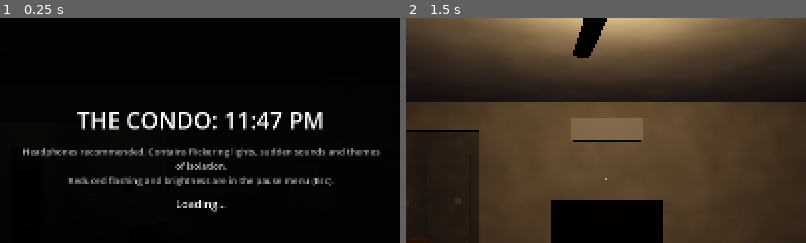
Above: before the commit, frames 1-2 (left to right).
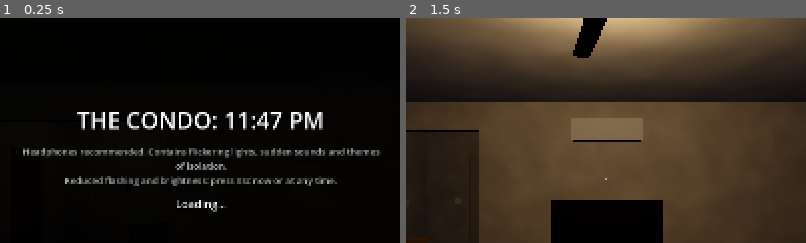
Above: after the commit, the same moments.

Repository: chengboonrong/the-condo
Game: Godot game, scene res://scenes/main.tscn
Two runs of this game, one before a commit and one after it. Both use one fixed random seed, a clock stepped at 60 frames per second and the inputs below.
Inputs (mouse positions are % of the whole screen's width and height, from its top left):
- Up to frame 1 (0.25 s): no input
- Up to frame 2 (1.5 s): tap Enter at 0.5 s; move the mouse to (72, 45) at 0.52 s; hold D (move_right) 0.53-1.28 s; hold C (crouch) 0.53-1.28 s; click (72, 45) at 0.67 s; tap Space at 1.25 s; move the mouse to (30, 55) at 1.27 s; hold S (move_back) from 1.28 s (still down); tap F (flashlight) at 1.35 s; click (30, 55) at 1.42 s
The pictures show only the part of the screen within x 25-75%, y 14-64%; the shares and areas given below are measured in that part.

The runs differ from the first frame. In frame 1, 1.3% of the frame differs, in the area x 16-85%, y 70-75%; in frame 2, nothing differs.

Commit message:
fix: review findings on the pause menu, door scare level and build tools
- Web: the game never runs without pointer lock. Half a second in play
  without it opens the menu, and only the Resume click (a gesture the
  browser accepts) closes it; Esc on the menu could resume time with a
  dead mouse.
- Losing focus while reading a note pauses too (time runs behind notes).
- Esc on the start card opens the settings, so reduced flashing can be
  set before the first flicker; the card says so.
- The -11 dB cut is for the player's own doors only; a door opening by
  itself plays at -4 dB (heard -10.9, under the stinger).
- ?smoke / ?perf are matched as URL parameters, not substrings.
- Mouse sensitivity slider steps reach the 0.0025 default.
- smoke.sh keeps going and prints the log path on failure; export.sh
  resolves symlinks and refuses to rm outside the project; the test
  server rejects malformed and escaping paths.
- README: Gatekeeper's Open Anyway on macOS 15.

Co-Authored-By: Claude Opus 5.5 <noreply@anthropic.com>

Diff:
--- a/scripts/main.gd
+++ b/scripts/main.gd
@@ -14,7 +14,7 @@
 var silhouette: Silhouette
 var ready_msec := 0  # engine start to the condo built, for the perf report
 var loaded := false  # the shader warm-up is done and the player's camera is back (tools wait for this)
-var _had_capture := false
+var _uncaptured := 0.0  # web: seconds in play without pointer lock
 var _automated := false
 
 
@@ -99,8 +99,7 @@
 ## Release checks: `-- --smoke` / `-- --perf` on desktop, `?smoke` / `?perf` on the web.
 static func has_flag(flag: String) -> bool:
 	if OS.has_feature("web"):
-		var query: Variant = JavaScriptBridge.eval("location.search", true)
-		return query is String and (query as String).contains(flag)
+		return JavaScriptBridge.eval("new URLSearchParams(location.search).has('%s')" % flag, true) == true
 	return OS.get_cmdline_user_args().has("--" + flag)
 
 
@@ -130,18 +129,22 @@
 		runtime.step(delta)
 
 
-func _process(_delta: float) -> void:
-	# Browsers use Esc to leave pointer lock and Godot never sees the key, so on the web a lost capture
-	# opens the pause menu. Only once capture was actually held: browsers grant it a moment after the click.
-	if Input.mouse_mode == Input.MOUSE_MODE_CAPTURED:
-		_had_capture = true
-	elif _had_capture and player.input_enabled and not pause.is_open():
-		_had_capture = false
+func _process(delta: float) -> void:
+	# Browsers use Esc to leave pointer lock without Godot seeing the key, and refuse a lock that wasn't
+	# asked for by a click (or comes within a second of leaving). So on the web the game never runs without
+	# the mouse: half a second in play without pointer lock opens the menu, whose Resume button is a click.
+	# The half second covers the moment a browser takes to grant the lock after a click.
+	if not OS.has_feature("web") or _automated or pause.is_open() or not player.input_enabled or Input.mouse_mode == Input.MOUSE_MODE_CAPTURED:
+		_uncaptured = 0.0
+		return
+	_uncaptured += delta
+	if _uncaptured > 0.5:
 		pause.open()
 
 
 func _notification(what: int) -> void:
-	if what == NOTIFICATION_APPLICATION_FOCUS_OUT and player != null and player.input_enabled and not pause.is_open() and not _automated:
+	# Reading a note counts: time keeps running behind it.
+	if what == NOTIFICATION_APPLICATION_FOCUS_OUT and player != null and (player.input_enabled or hud.is_inspecting()) and not pause.is_open() and not _automated:
 		pause.open()
 
 
@@ -156,8 +159,8 @@
 
 func _unhandled_input(event: InputEvent) -> void:
 	# The HUD sees input first: Esc while reading closes the note instead.
-	if event.is_action_pressed("pause") and player.input_enabled:
-		pause.open()
+	if event.is_action_pressed("pause") and (player.input_enabled or hud.is_on_start_card()):
+		pause.open(player.input_enabled)  # from the start card: settings (reduced flashing) before playing
 		get_viewport().set_input_as_handled()
 	elif event is InputEventMouseButton and event.pressed and player.input_enabled and Input.mouse_mode != Input.MOUSE_MODE_CAPTURED:
 		Input.mouse_mode = Input.MOUSE_MODE_CAPTURED  # in case the browser refused the first request
--- a/scripts/ui/hud.gd
+++ b/scripts/ui/hud.gd
@@ -131,7 +131,7 @@
 	title.text = "THE CONDO: 11:47 PM"
 	var body := _label(box, 18, HORIZONTAL_ALIGNMENT_CENTER)
 	body.autowrap_mode = TextServer.AUTOWRAP_WORD_SMART
-	body.text = "Headphones recommended. Contains flickering lights, sudden sounds and themes of isolation.\nReduced flashing and brightness are in the pause menu (Esc)."
+	body.text = "Headphones recommended. Contains flickering lights, sudden sounds and themes of isolation.\nReduced flashing and brightness: press Esc now or at any time."
 	body.modulate = Color(1, 1, 1, 0.7)
 	_click = _label(box, 22, HORIZONTAL_ALIGNMENT_CENTER)
 	_click.text = "Loading…"
@@ -222,6 +222,10 @@
 	return _inspect.visible
 
 
+func is_on_start_card() -> bool:
+	return _start.visible
+
+
 func _process(delta: float) -> void:
 	if _ending_in > 0.0:
 		_ending_in -= delta
--- a/scripts/ui/pause_menu.gd
+++ b/scripts/ui/pause_menu.gd
@@ -3,10 +3,9 @@
 ## Esc (or a lost pointer lock on the web, or the window losing focus) pauses the whole tree and shows
 ## this menu: resume, the settings, restart, quit. Everything else stops, including the simulation.
 
-signal resumed
-
 var _panel: Control
 var _quit: Button
+var _capture_on_close := true
 
 
 func _ready() -> void:
@@ -38,7 +37,7 @@
 	box.add_child(title)
 	_button(box, "Resume", close)
 	_slider(box, "Brightness", "brightness", 0.5, 1.8, 0.05)
-	_slider(box, "Mouse sensitivity", "mouse_sensitivity", 0.0008, 0.006, 0.0002)
+	_slider(box, "Mouse sensitivity", "mouse_sensitivity", 0.0008, 0.006, 0.0001)  # 0.0001 steps reach the 0.0025 default
 	_slider(box, "Volume", "master_volume", 0.0, 1.0, 0.05)
 	_check(box, "Invert mouse Y", "invert_y")
 	_check(box, "Captions for sounds (dialogue always shows)", "subtitles")
@@ -55,7 +54,9 @@
 	return visible
 
 
-func open() -> void:
+## capture: take the mouse back on close (false from the start card, which needs a free cursor).
+func open(capture := true) -> void:
+	_capture_on_close = capture
 	visible = true
 	get_tree().paused = true
 	Input.mouse_mode = Input.MOUSE_MODE_VISIBLE
@@ -64,12 +65,13 @@
 func close() -> void:
 	visible = false
 	get_tree().paused = false
-	Input.mouse_mode = Input.MOUSE_MODE_CAPTURED  # a click on Resume is the gesture browsers need
-	resumed.emit()
+	if _capture_on_close:
+		Input.mouse_mode = Input.MOUSE_MODE_CAPTURED  # a click on Resume is the gesture browsers need
 
 
 func _unhandled_input(event: InputEvent) -> void:
-	if visible and event.is_action_pressed("pause"):
+	# Not on the web: a key press can't take pointer lock back, so only the Resume click closes the menu.
+	if visible and event.is_action_pressed("pause") and not OS.has_feature("web"):
 		close()
 		get_viewport().set_input_as_handled()
 
--- a/scripts/world/door.gd
+++ b/scripts/world/door.gd
@@ -46,7 +46,11 @@
 	_speed = SPEED * (2.5 if slam else 1.0)
 	var sound := &"door_slam" if slam else (&"door_open" if open else &"door_close")
 	# The player opens doors all the time; that must stay well under a slam (docs/architecture.md, Audio levels).
-	EventBus.sound_requested.emit(sound, global_position + global_basis.x * 0.45 + Vector3.UP, -11.0 if sound == &"door_open" else 0.0)
+	# A door opening by itself is a scare: up with the slam, still under the stinger.
+	var gain := 0.0
+	if sound == &"door_open":
+		gain = -11.0 if source == &"player" else -4.0
+	EventBus.sound_requested.emit(sound, global_position + global_basis.x * 0.45 + Vector3.UP, gain)
 
 
 func _physics_process(delta: float) -> void:
--- a/tests/integration/test_apartment.gd
+++ b/tests/integration/test_apartment.gd
@@ -107,6 +107,22 @@
 	return true
 
 
+func test_a_door_opening_by_itself_is_louder_than_the_players() -> bool:
+	var main := await _main()
+	var heard := {}
+	var on_sound := func(id: StringName, _pos: Vector3, db: float) -> void:
+		if id == &"door_open":
+			heard[heard.size()] = db
+	EventBus.sound_requested.connect(on_sound)
+	WorldState.set_door(&"bathroom_door", true, &"player")
+	WorldState.set_door(&"bathroom_door", false, &"player")
+	WorldState.set_door(&"bathroom_door", true, &"door_event")
+	EventBus.sound_requested.disconnect(on_sound)
+	eq(heard.values(), [-11.0, -4.0], "the player's door is quiet; a door opening by itself is a scare")
+	main.queue_free()
+	return true
+
+
 func test_interaction_reach() -> bool:
 	var main := await _main()
 	var player: PlayerController = main.player
--- a/tests/integration/test_pause_menu.gd
+++ b/tests/integration/test_pause_menu.gd
@@ -74,3 +74,28 @@
 	menu.close()
 	main.queue_free()
 	return true
+
+
+func test_settings_open_from_the_start_card_without_starting() -> bool:
+	var main: Node3D = load("res://scenes/main.tscn").instantiate()
+	tree.root.add_child(main)
+	await _frames(3)
+	await _press_pause()
+	check(main.pause.is_open(), "Esc on the start card opens the settings (reduced flashing before any flicker)")
+	await _press_pause()
+	check(not main.pause.is_open(), "Esc closes them again")
+	check(main.hud.is_on_start_card(), "back on the start card")
+	check(not main.player.input_enabled, "the game has not started")
+	eq(WorldState.time, 0.0, "and no time has passed")
+	main.queue_free()
+	return true
+
+
+func test_losing_focus_while_reading_pauses() -> bool:
+	var main := await _main()
+	main.hud.show_inspect("Note", "Text")
+	main.notification(Node.NOTIFICATION_APPLICATION_FOCUS_OUT)
+	check(main.pause.is_open(), "time runs behind a note, so alt-tab while reading pauses too")
+	main.pause.close()
+	main.queue_free()
+	return true
Not shown, changed: docs/architecture.md
Not shown, changed: docs/test-plan.md
Not shown, changed: tools/export.sh
Not shown, changed: tools/smoke.sh
